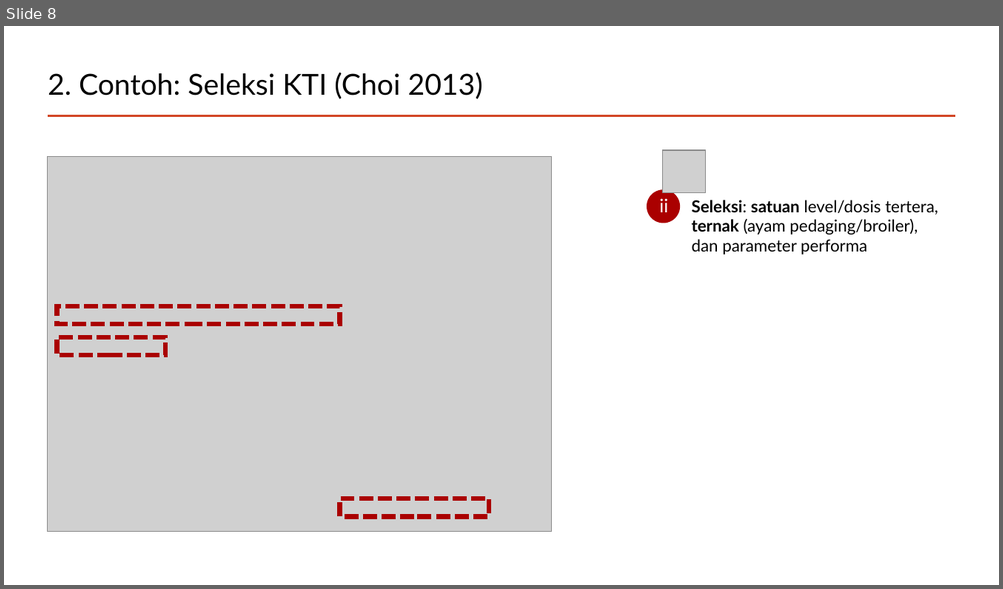
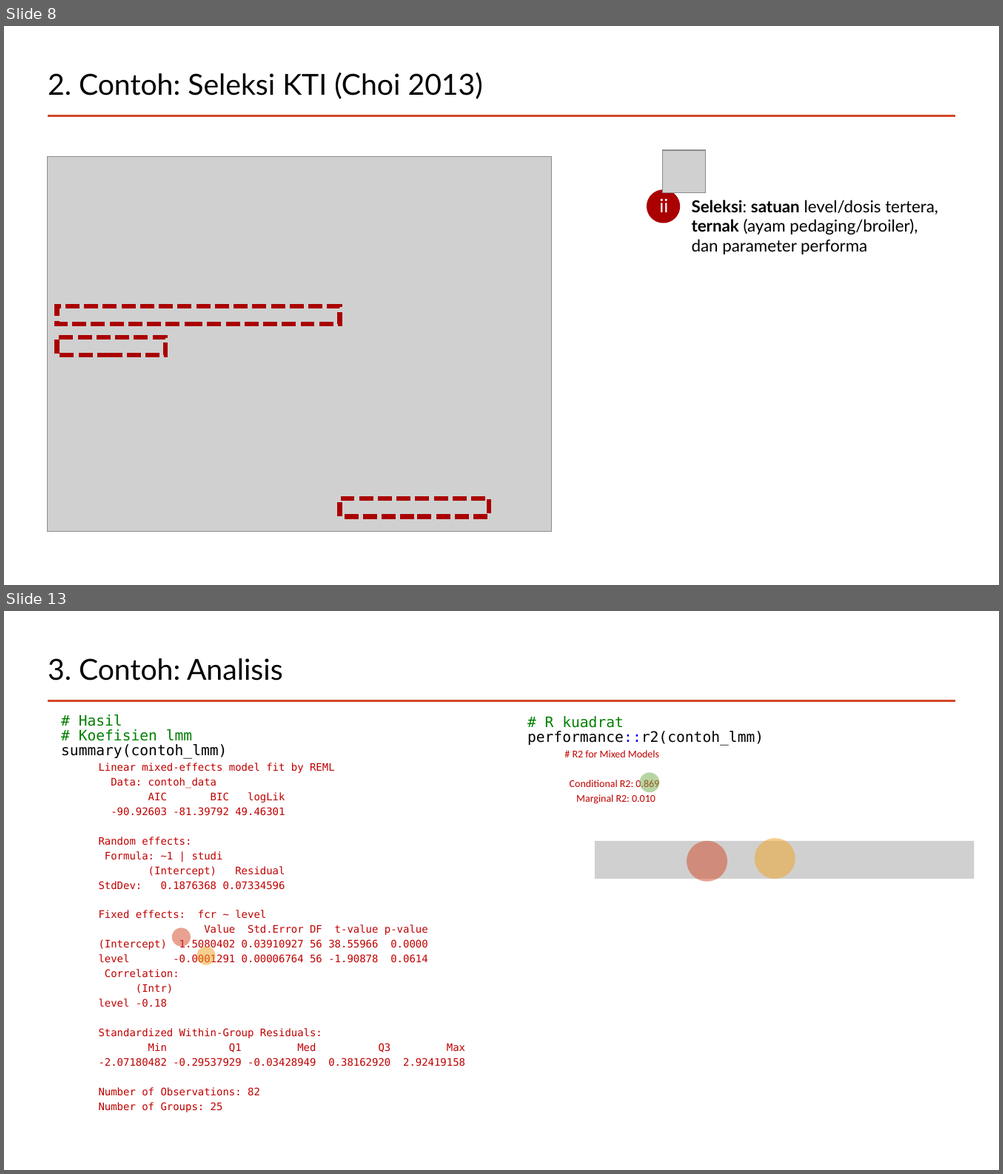
Before and after one commit to mohammad-miftakhus-sholikin/pelatihan-2020-metal, a slide deck: ch3_reference/Presentation_2022__Sholikin.pptx. Shown one above the other, each under a label of ours: slide 8 before the commit, slides 8 and 13 after it; the slides between them are not shown. The pictures are 1003x589 and 1003x1174 pixels, drawn with LibreOffice and Linux fonts; fonts in the diff are those of the drawing; grey boxes stand for pictures. Boxes give left, top, right and bottom in pixels: in the first picture for what was removed or moved away, otherwise in the second. Text is boxed around its words. In the diff, an @@ line names an element or a change of style, - is before the commit and + after.

```diff
--- a/ch3_reference/Presentation_2022__Sholikin.pptx
+++ b/ch3_reference/Presentation_2022__Sholikin.pptx
@@ slide 13 added at (x1=4, y1=611, x2=999, y2=1170), background #FFFFFF; not listed: 1 template element that a slide beside it also shows @@
@@ title added at (x1=48, y1=658, x2=283, y2=681), 28 pt, text #000000 @@
+3. Contoh: Analisis
@@ text added at (x1=61, y1=715, x2=428, y2=1113), 10 pt, text #C00000 @@
+# Hasil
+# Koefisien lmm
+summary(contoh_lmm)
+  Linear mixed-effects model fit by REML
+  Data: contoh_data
+  AIC BIC logLik
+  -90.92603 -81.39792 49.46301
+  Random effects:
+  Formula: ~1 | studi
+  (Intercept) Residual
+  StdDev: 0.1876368 0.07334596
+  Fixed effects: fcr ~ level
+  Value Std.Error DF t-value p-value
+  (Intercept) 1.5080402 0.03910927 56 38.55966 0.0000
+  level -0.0001291 0.00006764 56 -1.90878 0.0614
+  Correlation:
+  (Intr)
+  level -0.18
+  Standardized Within-Group Residuals:
+  Min Q1 Med Q3 Max
+  -2.07180482 -0.29537929 -0.03428949 0.38162920 2.92419158
+  Number of Observations: 82
+  Number of Groups: 25
@@ text added at (x1=527, y1=716, x2=763, y2=804), 10 pt, text #C00000 @@
+# R kuadrat
+performance::r2(contoh_lmm)
+  # R2 for Mixed Models
+  Conditional R2: 0.869
+  Marginal R2: 0.010
@@ ellipse added at (x1=640, y1=773, x2=660, y2=793), fill #70AD47 at 50% opacity @@
@@ picture added at (x1=595, y1=841, x2=974, y2=879) @@
@@ ellipse added at (x1=687, y1=841, x2=727, y2=881), fill #D24726 at 50% opacity @@
@@ ellipse added at (x1=754, y1=839, x2=795, y2=879), fill #F0A11F at 50% opacity @@
@@ ellipse added at (x1=172, y1=928, x2=190, y2=947), fill #D24726 at 50% opacity @@
@@ ellipse added at (x1=196, y1=947, x2=215, y2=965), fill #F0A11F at 50% opacity @@
```
Also in this commit, not shown: 4 slides changed, 2 other slides added, 1 slide removed.
